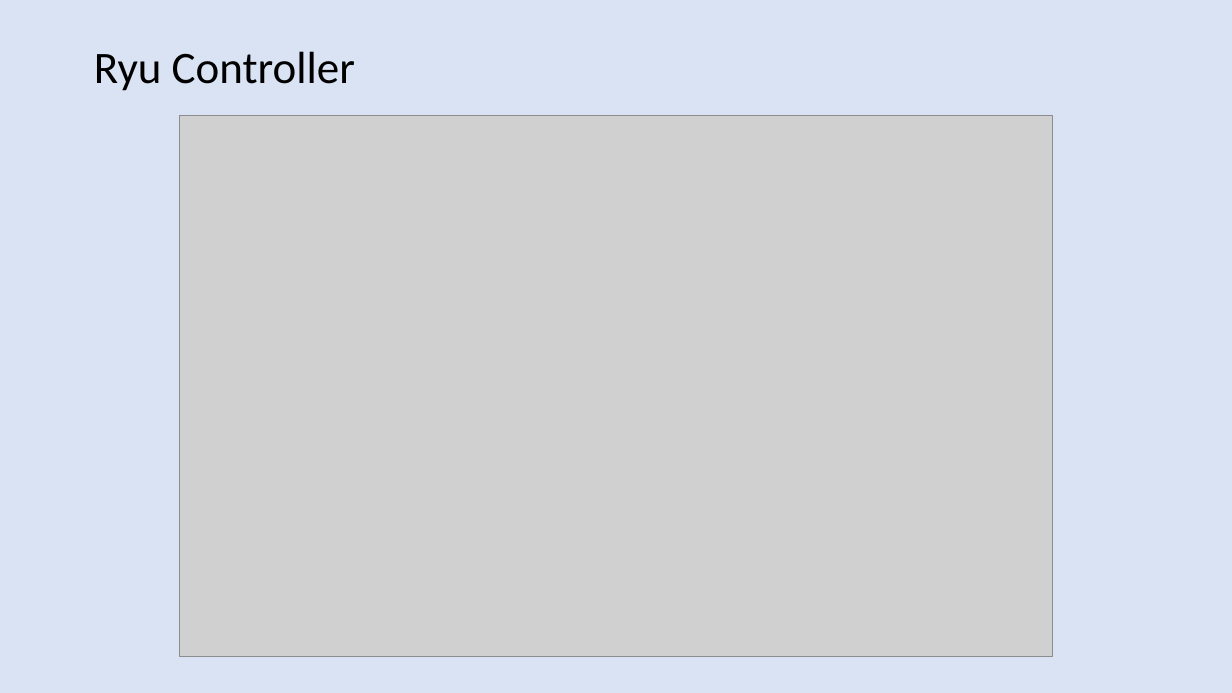
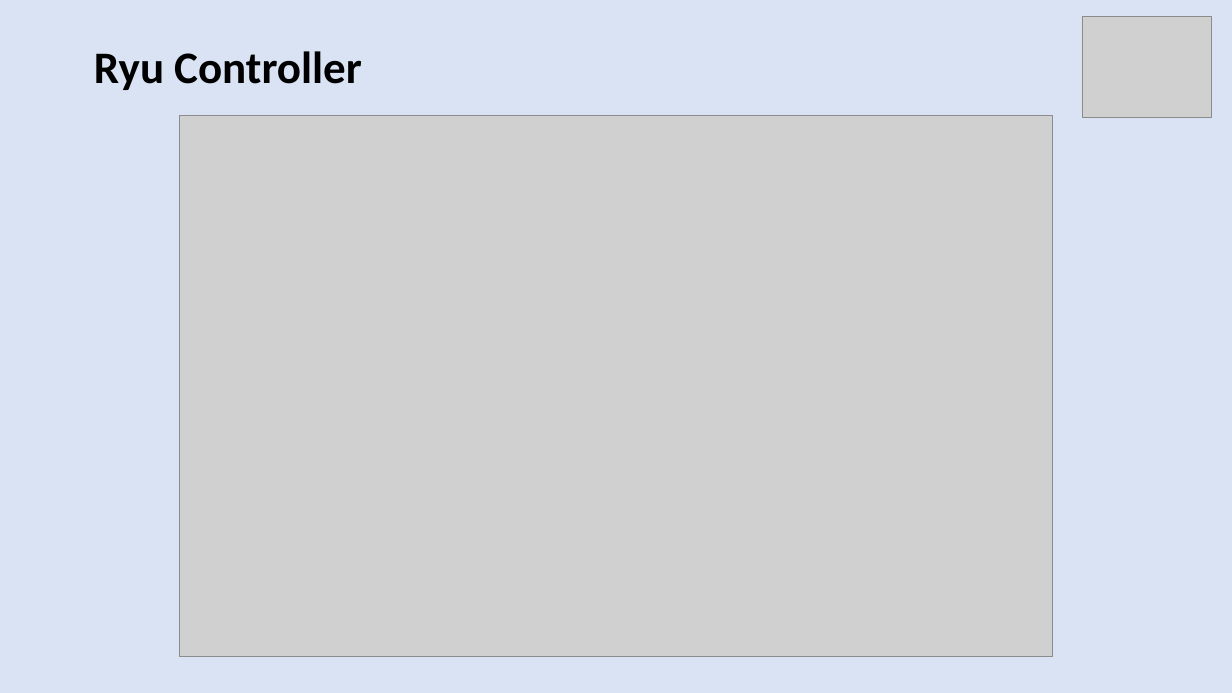
Before and after one commit to harshal-vaze/Software-Defined-Networking-with-ONOS, a slide deck: slide 10 of Thesis.pptx (slide 9 before the commit). Drawn at 1232x693 pixels with LibreOffice and Linux fonts; fonts in the diff are those of the drawing; grey boxes stand for pictures. Boxes give left, top, right and bottom in pixels: in the first picture for what was removed or moved away, otherwise in the second. Text is boxed around its words. In the diff, an @@ line names an element or a change of style, - is before the commit and + after.

```diff
--- a/Thesis.pptx
+++ b/Thesis.pptx
@@ picture added at <box>1083,17,1213,117</box> @@
@@ text "Ryu Controller" at <box>94,51,362,90</box>: bold on @@
```
Also in this commit, not shown: 16 other slides changed, 3 slides added, 6 slides removed, 1 other file.
